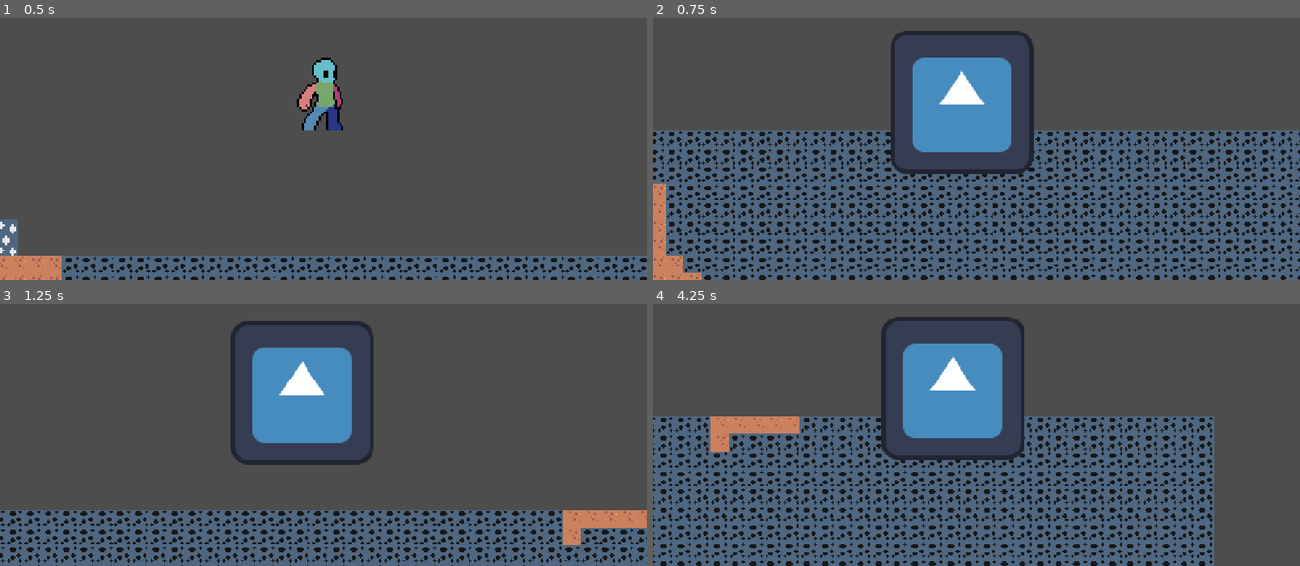
Above: before the commit, frames 1-4 (two rows, left to right).
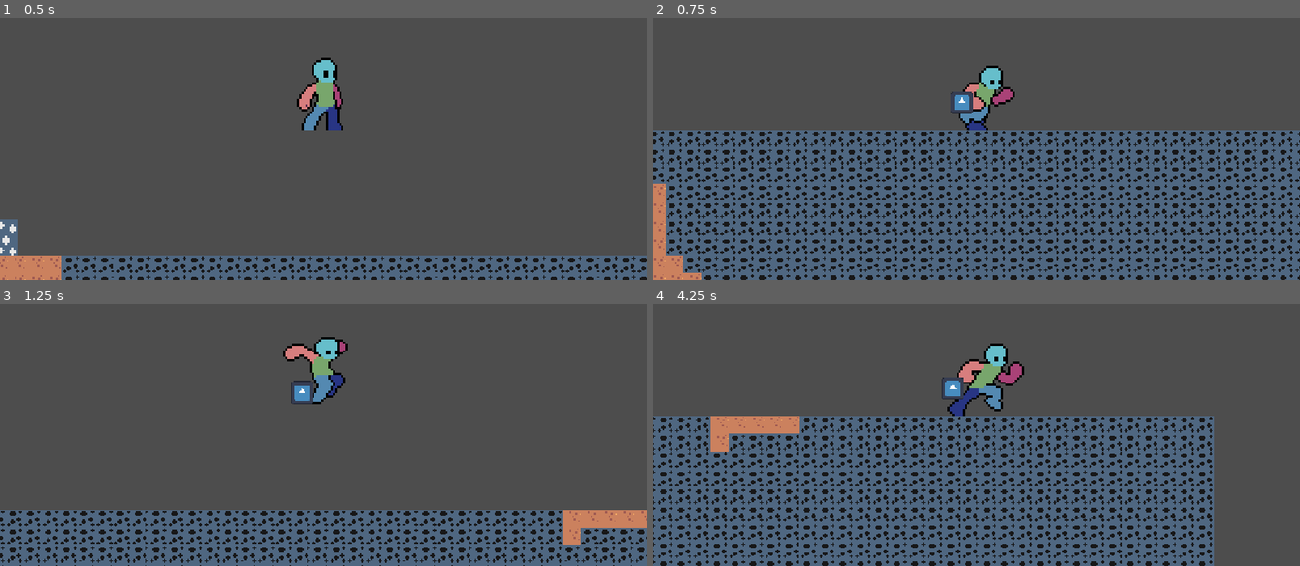
Above: after the commit, the same moments.

Repository: Slime-x/Treasure-Hunt
Game: Godot game, scene res://scenes/game.tscn
Same seed, same stepped clock (60 frames per second), same inputs: the game is played once before the commit and once after it. The engine's default icon, where the game draws it, is replaced by a stand-in: a white triangle on a blue panel in a dark square.
Inputs (mouse positions are in pixels of both pictures, inside the frame that each line leads up to):
- Up to frame 1 (0.5 s): no input
- Up to frame 2 (0.75 s): tap Enter at 0.5 s; move the mouse to (1118, 80) at 0.52 s; hold D (right) from 0.53 s (still down); tap Alt at 0.6 s; click (1118, 80) at 0.67 s
- Up to frame 3 (1.25 s): keep holding D (right); tap Space (jump) at 0.77 s
- Up to frame 4 (4.25 s): move the mouse to (847, 403) at 1.27 s; tap Shift at 1.35, 2.85 s; click (847, 403) at 1.42 s; tap Space (jump) at 1.52, 3.02, 3.77 s; move the mouse to (1041, 304) at 2.02 s; release D (right) at 2.03 s; hold A (left) 2.03-2.78 s; tap Alt at 2.1, 3.6 s; click (1041, 304) at 2.17 s; move the mouse to (944, 455) at 2.77 s; hold D (right) from 2.78 s (still down); click (944, 455) at 2.92 s; move the mouse to (1170, 437) at 3.52 s; click (1170, 437) at 3.67 s

Frame 1 is identical in both runs. In frame 2, 8.5% of the frame differs, in the area x 36-59%, y 4-60%; in frame 3, 6.9%; in frame 4, 8.7%, in the area x 35-58%, y 4-60%.

Commit message:
Starting the block picking up over again, this got too complicated

Diff:
--- a/scenes/PickedUpBlock.tscn
+++ b/scenes/PickedUpBlock.tscn
@@ -12,4 +12,6 @@
 shape = SubResource("RectangleShape2D_bx3dq")
 
 [node name="Sprite2D" type="Sprite2D" parent="." unique_id=1841318717]
+position = Vector2(2.3841858e-07, -1.1920929e-07)
+scale = Vector2(0.15625, 0.15625001)
 texture = ExtResource("2_r3gvo")
--- a/scenes/picked_up_block.gd
+++ b/scenes/picked_up_block.gd
@@ -8,4 +8,4 @@
 
 # Called every frame. 'delta' is the elapsed time since the previous frame.
 func _process(delta: float) -> void:
-	pass
+	print(visible)
--- a/scripts/tile_map_layer.gd
+++ b/scripts/tile_map_layer.gd
@@ -15,6 +15,7 @@
 			tile = local_to_map(get_global_mouse_position())
 			source_id = get_cell_source_id(tile)
 			atlas_position = get_cell_atlas_coords(tile)
+			erase_cell(tile)
 			picked_up_block.global_position = to_global(map_to_local(tile))
 			block_picked_up = true
 		if event.button_index == MOUSE_BUTTON_RIGHT and event.pressed and block_picked_up == true:
@@ -37,11 +38,3 @@
 
 		picked_up_block.global_position = to_global(map_to_local(new_tile))
 		tile = new_tile
-
-	if falling == true:
-		if get_cell_source_id(tile+Vector2i(0,1)) != -1:
-			falling = false
-		else:
-			erase_cell(tile)
-			tile += Vector2i(0,1)
-			set_cell(tile,source_id,atlas_position)
